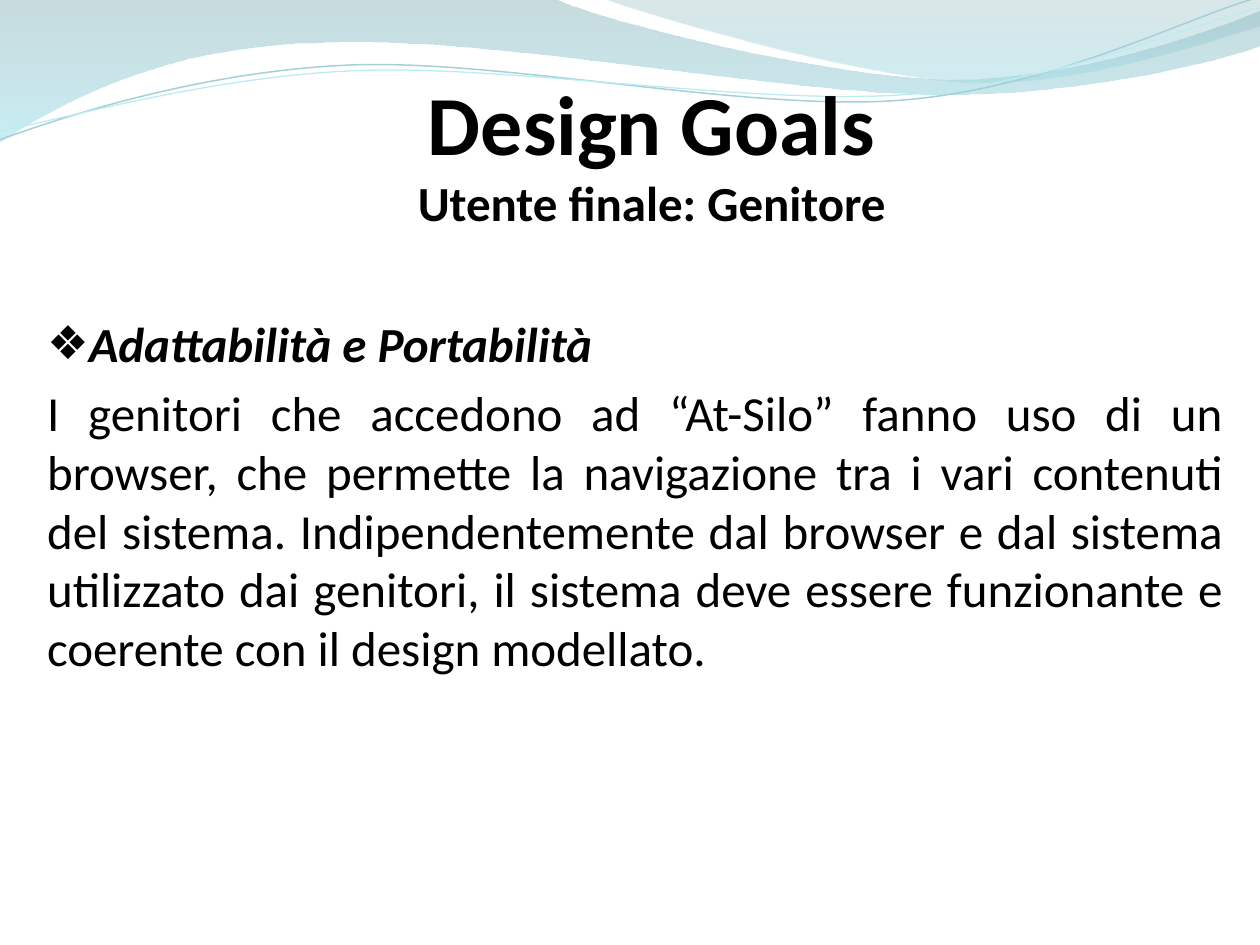
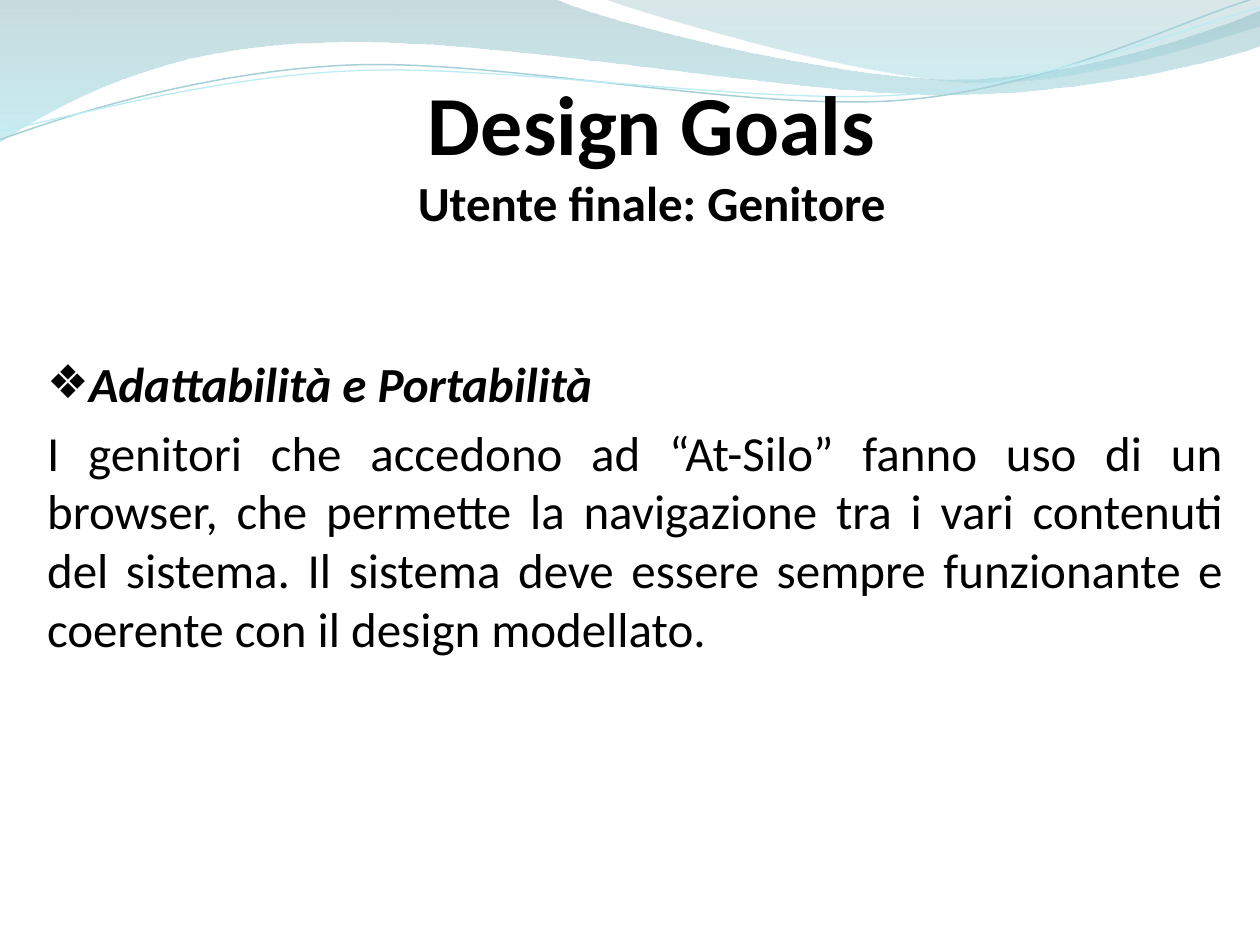
Before and after one commit to ammirate/at-silo, a slide deck: slide 5 of Presentazione/Atsilo1/Micco/Atsilo_A_Micco.pptx. Drawn at 1260x945 pixels with LibreOffice and Linux fonts; fonts in the diff are those of the drawing. Boxes give left, top, right and bottom in pixels: in the first picture for what was removed or moved away, otherwise in the second. Text is boxed around its words. In the diff, an @@ line names an element or a change of style, - is before the commit and + after.

```diff
--- a/Presentazione/Atsilo1/Micco/Atsilo_A_Micco.pptx
+++ b/Presentazione/Atsilo1/Micco/Atsilo_A_Micco.pptx
@@ text "Adattabilità e Portabilità": place and size @@
-text "Adattabilità e Portabilità" at [47, 327, 1223, 675]
+text "Adattabilità e Portabilità" at [47, 367, 1223, 656]
@@ text at [47, 436, 1223, 656]: text changed @@
-I genitori che accedono ad “At-Silo” fanno uso di un browser, che permette la navigazione tra i vari contenuti del sistema. Indipendentemente dal browser e dal sistema utilizzato dai genitori, il sistema deve essere funzionante e coerente con il design modellato.
+I genitori che accedono ad “At-Silo” fanno uso di un browser, che permette la navigazione tra i vari contenuti del sistema. Il sistema deve essere sempre funzionante e coerente con il design modellato.
```
Also in this commit, not shown: 6 other slides changed.
